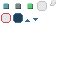
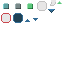
Two versions of the same layered image (w=64, h=64). Layer-by-layer changes:
painted on "Background" over <box>48,1,62,13</box>
